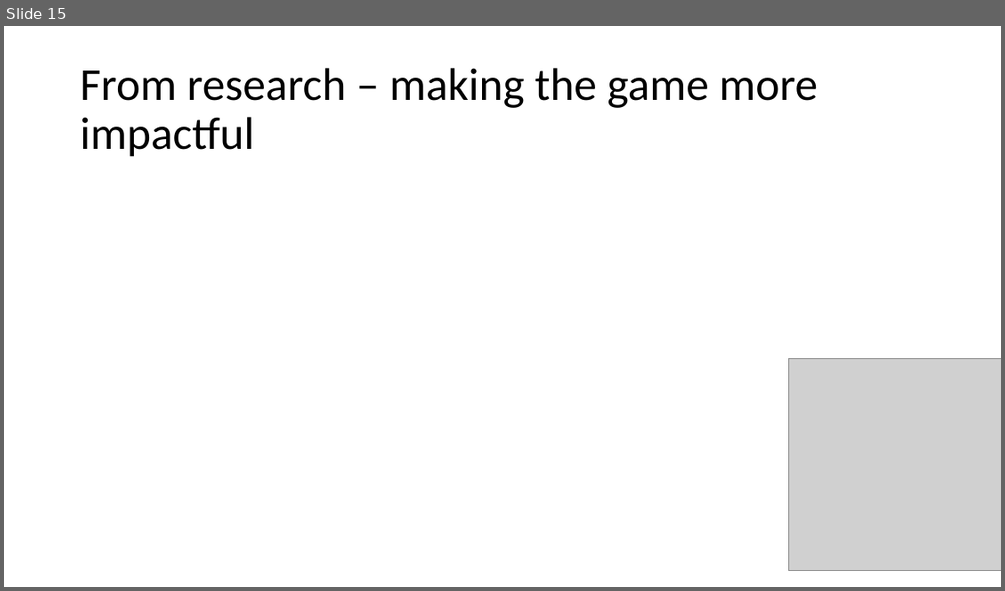
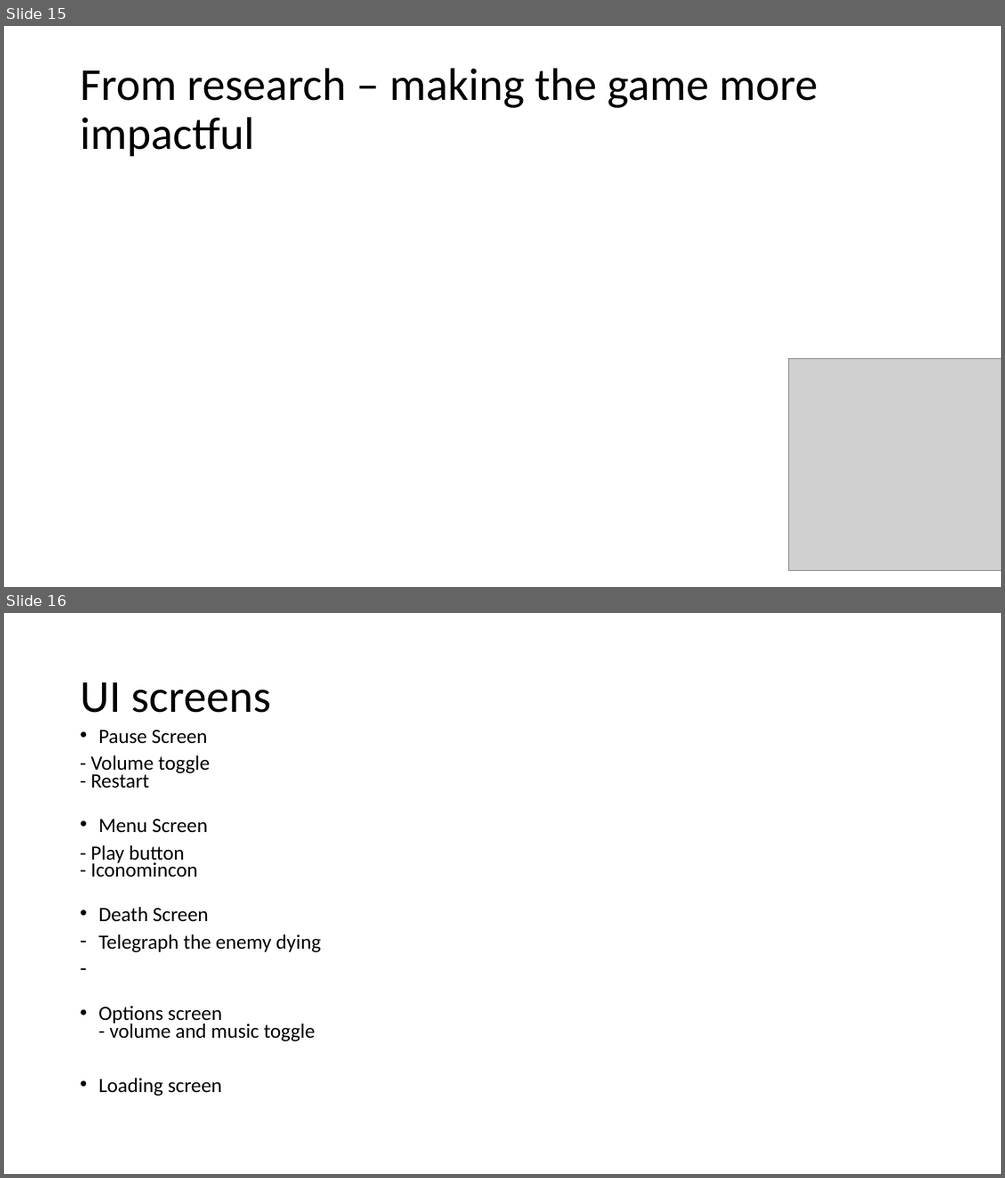
Before and after one commit to danielpokladek/underscore_games_final_year, a slide deck: Design Document/Level 6 Group Project.pptx. Shown one above the other, each under a label of ours: slide 15 before the commit, slides 15 and 16 after it. The pictures are 1005x591 and 1005x1178 pixels, drawn with LibreOffice and Linux fonts; fonts in the diff are those of the drawing; grey boxes stand for pictures. Boxes give left, top, right and bottom in pixels: in the first picture for what was removed or moved away, otherwise in the second. Text is boxed around its words. In the diff, an @@ line names an element or a change of style, - is before the commit and + after.

```diff
--- a/Design Document/Level 6 Group Project.pptx
+++ b/Design Document/Level 6 Group Project.pptx
@@ slide 16 added at (4, 613, 1001, 1174), background #FFFFFF @@
@@ title added at (80, 682, 271, 713), 44 pt, text #000000 @@
+UI screens
@@ text added at (91, 730, 321, 1095), 19.6 pt, text #000000 @@
+• Pause Screen
+- Volume toggle
+- Restart
+• Menu Screen
+- Play button
+- Iconomincon
+• Death Screen
+– Telegraph the enemy dying
+• Options screen
+  - volume and music toggle
+• Loading screen
```
Also in this commit, not shown: 5 other slides added, 1 other file.
